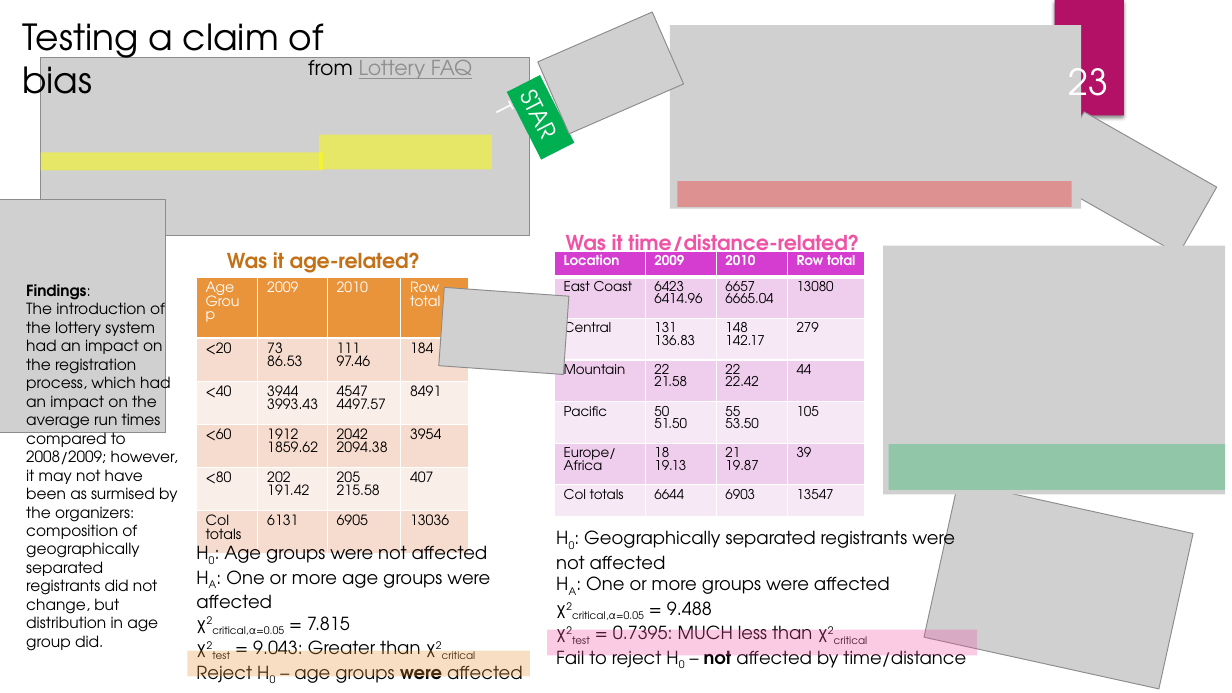
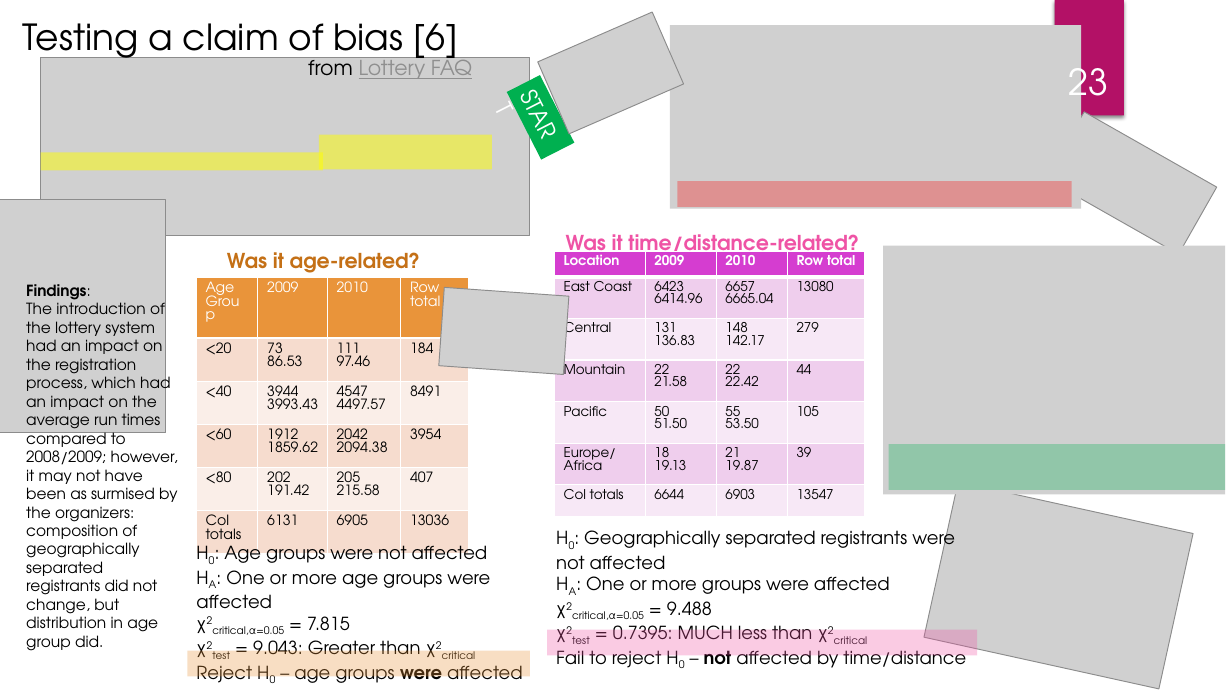
Before and after one commit to elkinst65/QTW_08, a slide deck: slide 23 of infographic.pptx. Drawn at 1232x693 pixels with LibreOffice and Linux fonts; fonts in the diff are those of the drawing; grey boxes stand for pictures. Boxes give left, top, right and bottom in pixels: in the first picture for what was removed or moved away, otherwise in the second. Text is boxed around its words. In the diff, an @@ line names an element or a change of style, - is before the commit and + after.

```diff
--- a/infographic.pptx
+++ b/infographic.pptx
@@ text at bbox=[22, 23, 458, 67]: text changed @@
-Testing a claim of bias
+Testing a claim of bias [6]
```
Also in this commit, not shown: 8 other slides changed.
